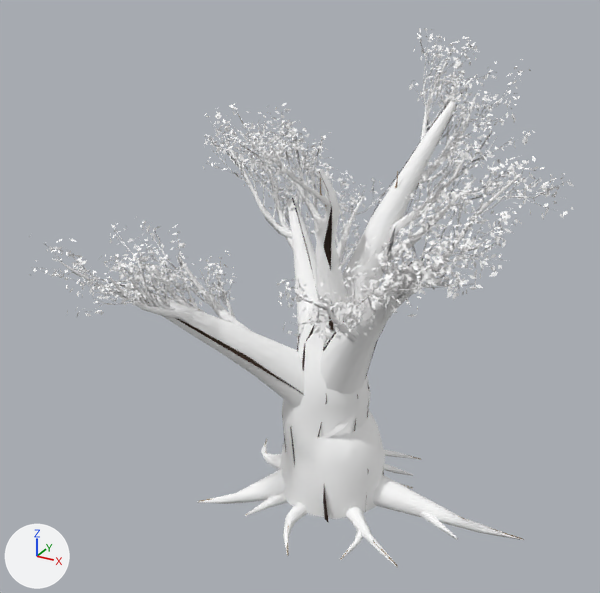
The glTF model assets/models/ancient_tree/variants/variant_10/ancient_tree_10_lod2.glb as it was, and as the next commit left it.
The view is the same before and after, from a camera (50 mm lens) standing at (14.1, -28.6, 23.9) and looking at (-1.0, -1.2, 10.1). The lights are fixed; the arrows at lower left show +X, +Y and +Z. The picture after the commit comes second. Vertices at exactly the same position are counted once.

In view in the first picture: 'AncientLeaves_LOD2', 'AncientTreeWood_LOD2', 'DirectedBarkGrooves_LOD2', 'FineBranches_LOD2'.
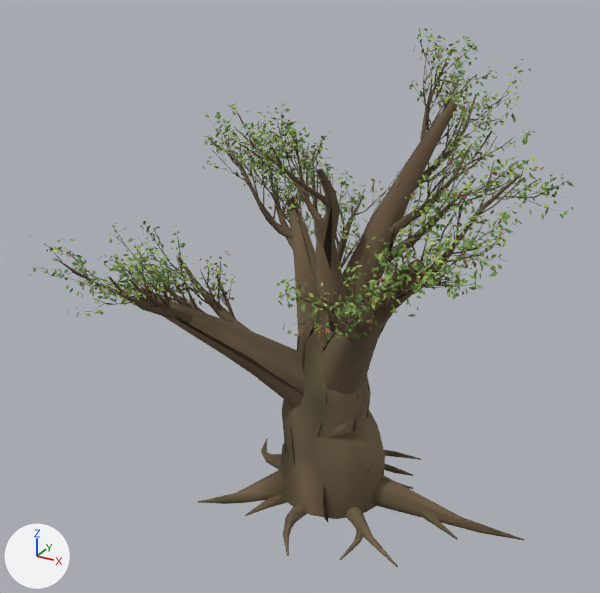
Boxes (x1, y1, x2, y2) around the edits, measured in the pictures (600 x 593 px):
'AncientTreeWood_LOD2', recoloured (darker)
    both: (55, 45, 548, 567)
'AncientLeaves_LOD2', recoloured
    both: (33, 28, 574, 347)
'FineBranches_LOD2', recoloured
    both: (31, 35, 569, 332)

The change, as a list of edits to the scene's bpy script:
```text
Change mat_ancientbark:
    where n0 = _N.new('ShaderNodeBsdfPrincipled'); n0.name = 'Principled BSDF'
    remove n0.inputs[0].default_value = (1.0, 1.0, 1.0, 1.0)  # 'Base Color', white #ffffff
    add n2 = _N.new('ShaderNodeVertexColor'); n2.name = 'Color Attribute'
    add _L.new(n2.outputs[0], n0.inputs[0])  # 'Color' to 'Base Color'
Change mat_leafforest:
    where n0 = _N.new('ShaderNodeBsdfPrincipled'); n0.name = 'Principled BSDF'
    remove n0.inputs[0].default_value = (1.0, 1.0, 1.0, 1.0)  # 'Base Color', white #ffffff
    add n2 = _N.new('ShaderNodeVertexColor'); n2.name = 'Color Attribute'
    add _L.new(n2.outputs[0], n0.inputs[0])  # 'Color' to 'Base Color'
Change mat_leafsage:
    where n0 = _N.new('ShaderNodeBsdfPrincipled'); n0.name = 'Principled BSDF'
    remove n0.inputs[0].default_value = (1.0, 1.0, 1.0, 1.0)  # 'Base Color', white #ffffff
    add n2 = _N.new('ShaderNodeVertexColor'); n2.name = 'Color Attribute'
    add _L.new(n2.outputs[0], n0.inputs[0])  # 'Color' to 'Base Color'
Change mat_leafsunlit:
    where n0 = _N.new('ShaderNodeBsdfPrincipled'); n0.name = 'Principled BSDF'
    remove n0.inputs[0].default_value = (1.0, 1.0, 1.0, 1.0)  # 'Base Color', white #ffffff
    add n2 = _N.new('ShaderNodeVertexColor'); n2.name = 'Color Attribute'
    add _L.new(n2.outputs[0], n0.inputs[0])  # 'Color' to 'Base Color'
Change mat_leafdry:
    where n0 = _N.new('ShaderNodeBsdfPrincipled'); n0.name = 'Principled BSDF'
    remove n0.inputs[0].default_value = (1.0, 1.0, 1.0, 1.0)  # 'Base Color', white #ffffff
    add n2 = _N.new('ShaderNodeVertexColor'); n2.name = 'Color Attribute'
    add _L.new(n2.outputs[0], n0.inputs[0])  # 'Color' to 'Base Color'
Change me_trunkcore_curve_002:
    where me_trunkcore_curve_002.from_pydata(...)  # 5035 vertices, 6495 faces; spans x -8.2..8.8, y -9.3..8.5, z -0.1..19.4
    used by ob_ancienttreewood_lod2; location = (0.0, 0.0, 0.0)
    me_trunkcore_curve_002 part 1: vertex colours changed
Change me_ancientleaves_mesh_002:
    where me_ancientleaves_mesh_002.from_pydata(...)  # 19677 vertices, 10106 faces; spans x -8.7..9.5, y -10.3..9.0, z 9.1..20.2
    used by ob_ancientleaves_lod2; location = (0.0, 0.0, 0.0)
    me_ancientleaves_mesh_002 part 2: vertex colours changed
```
